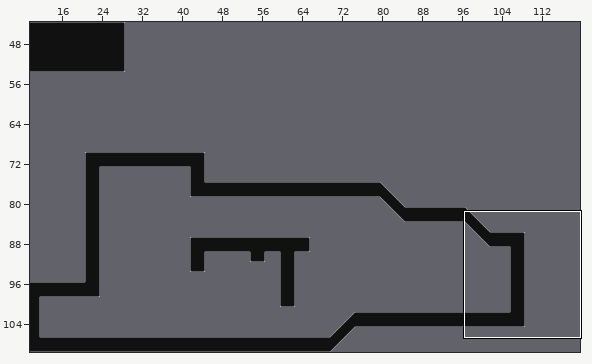
Tiled map, stored at core/assets/Maps/sandbox.tmx. Above: a wide view before the commit, with the close-up outlined.
Close-up. As it was:
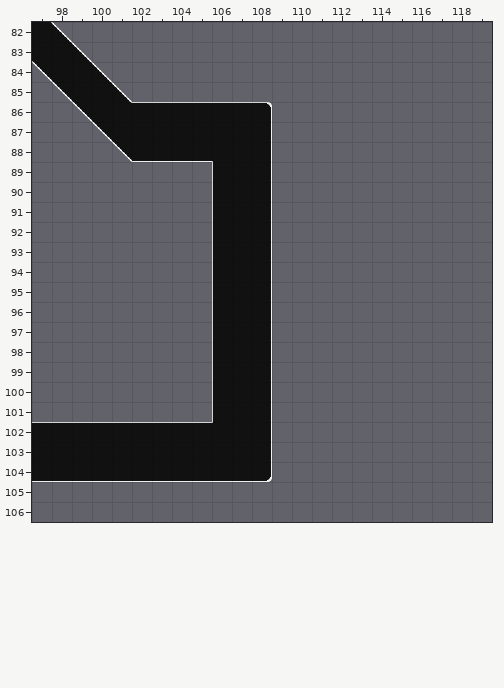
Cells are 32x32 px. Shown: x 97..119, y 82..106.
Once edited:
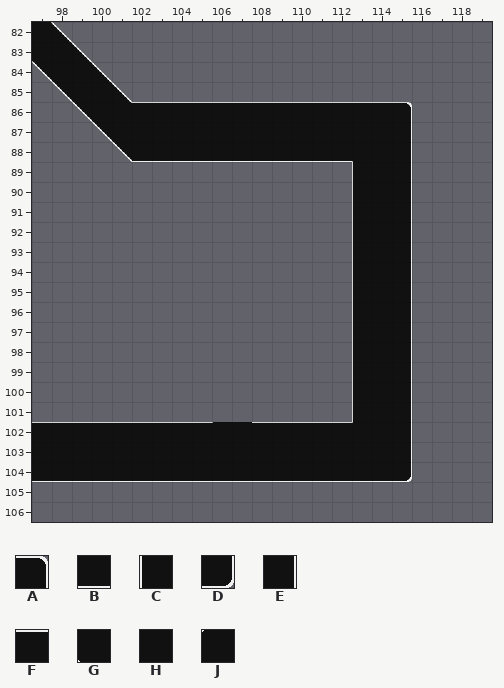
Key: from "tileset_0": A 1, B 2, C 3, D 7, E 8, F 9, G 13, H 14, J 19.
_ is an empty cell, . an unchanged one.
Diff:
--- layer "Tile Layer 1"
@@ x 106..115 @@
- 86 ..A_______
- 87 ..E_______
- 88 GHE_______
- 89 CHE....___
- 90 CHE....___
- 91 CHE....___
- 92 CHE....___
- 93 CHE....___
- 94 CHE....___
- 95 CHE....___
- 96 CHE....___
- 97 CHE....___
- 98 CHE....___
- 99 CHE....___
-100 CHE....___
-101 CHE....___
-102 ..E_______
-103 ..E_______
-104 ..D_______
+ 86 ..FFFFFFFA
+ 87 ..HHHHHHHE
+ 88 BBBBBBBGHE
+ 89 ___....CHE
+ 90 ___....CHE
+ 91 ___....CHE
+ 92 ___....CHE
+ 93 ___....CHE
+ 94 ___....CHE
+ 95 ___....CHE
+ 96 ___....CHE
+ 97 ___....CHE
+ 98 ___....CHE
+ 99 ___....CHE
+100 ___....CHE
+101 ___....CHE
+102 ..FFFFFJHE
+103 ..HHHHHHHE
+104 ..BBBBBBBD
Changed places in both close-ups, as pixel boxes (x1, y1, x2, y2):
changed: (212, 102, 412, 482)
